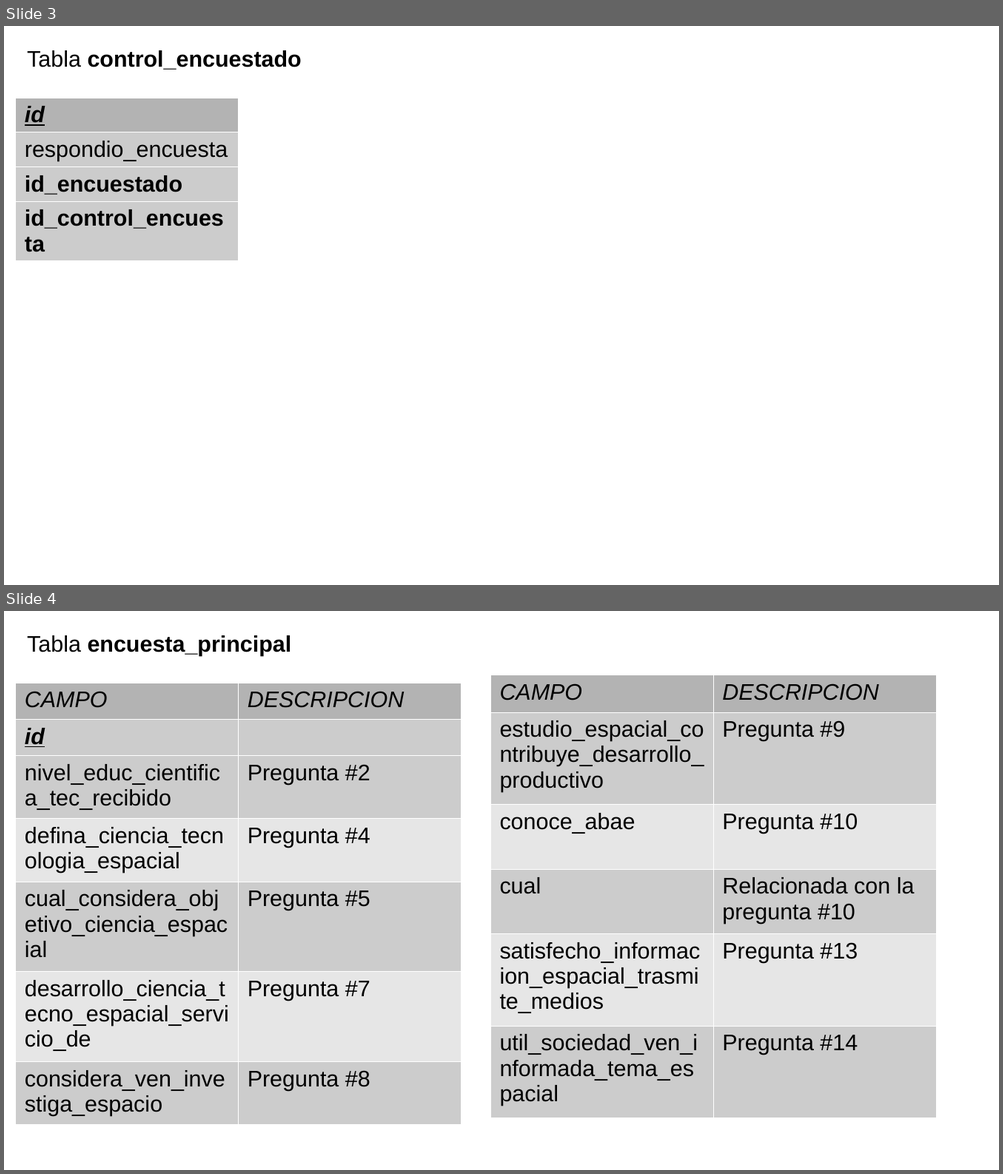
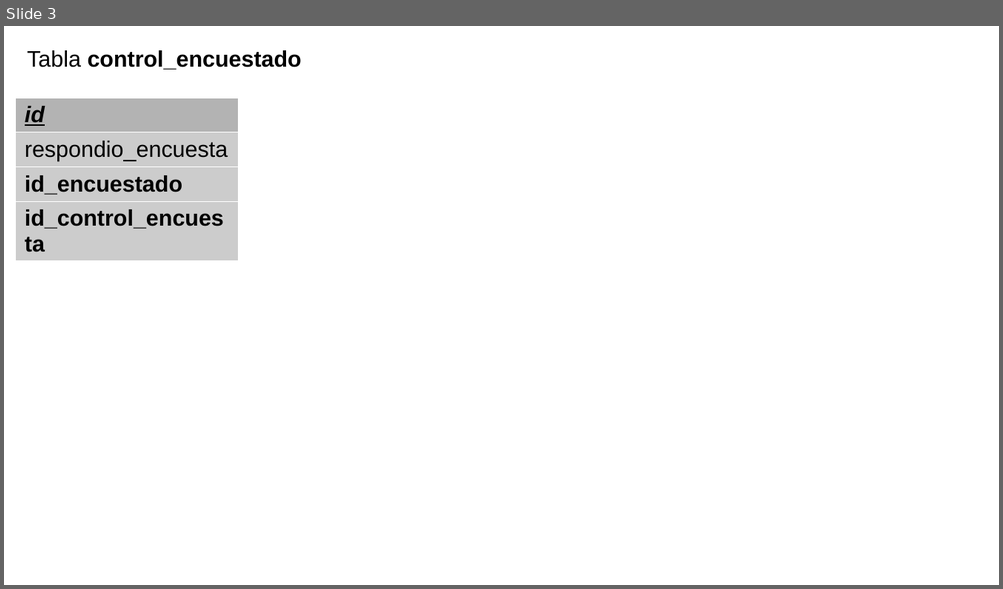
Before and after one commit to laar19/encuesta, a slide deck: 1 documentation/tablas.odp. Shown one above the other, each under a label of ours: slides 3 and 4 before the commit, slide 3 after it. The pictures are 1003x1174 and 1003x589 pixels, drawn with LibreOffice and Linux fonts; fonts in the diff are those of the drawing. Boxes give left, top, right and bottom in pixels: in the first picture for what was removed or moved away, otherwise in the second. Text is boxed around its words. In the diff, an @@ line names an element or a change of style, - is before the commit and + after.

```diff
--- a/1 documentation/tablas.odp
+++ b/1 documentation/tablas.odp
@@ slide 4 removed at (4, 611, 999, 1170), background #FFFFFF @@
@@ text removed at (27, 635, 292, 656) @@
-Tabla encuesta_principal
@@ table removed at (490, 675, 936, 1119), 6 rows, 2 columns @@
-CAMPO | DESCRIPCION
-estudio_espacial_contribuye_desarrollo_productivo | Pregunta #9
-conoce_abae | Pregunta #10
-cual | Relacionada con la pregunta #10
-satisfecho_informacion_espacial_trasmite_medios | Pregunta #13
-util_sociedad_ven_informada_tema_espacial | Pregunta #14
@@ table removed at (16, 684, 461, 1125), 7 rows, 2 columns @@
-CAMPO | DESCRIPCION
-id | 
-nivel_educ_cientifica_tec_recibido | Pregunta #2
-defina_ciencia_tecnologia_espacial | Pregunta #4
-cual_considera_objetivo_ciencia_espacial | Pregunta #5
-desarrollo_ciencia_tecno_espacial_servicio_de | Pregunta #7
-considera_ven_investiga_espacio | Pregunta #8
```
Also in this commit, not shown: 1 slide changed, 9 slides added, 28 other slides removed, 52 other files.
